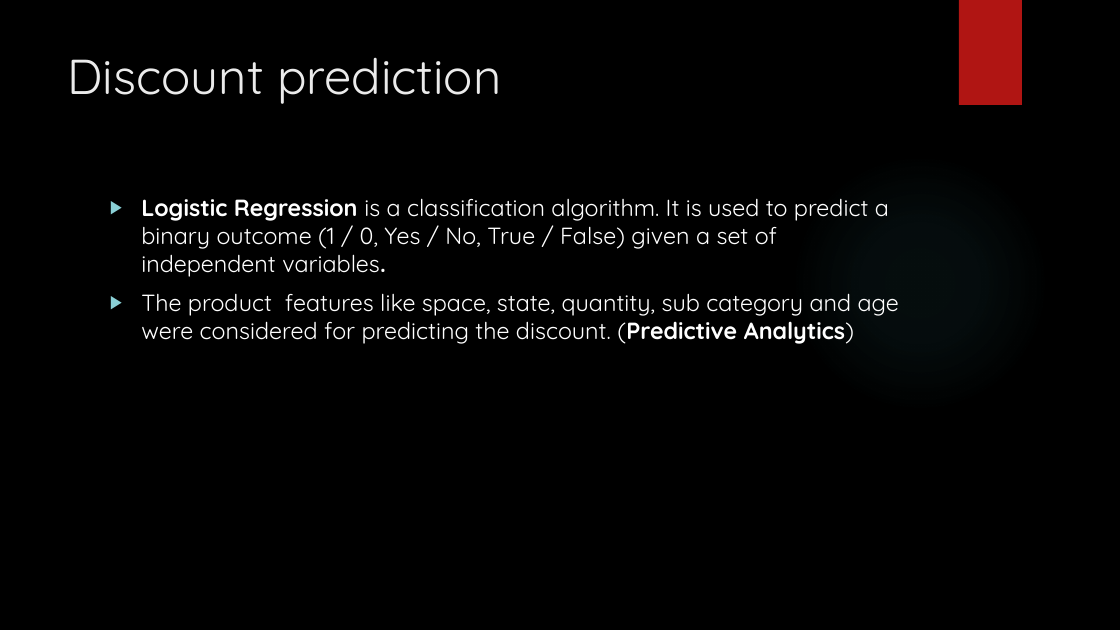
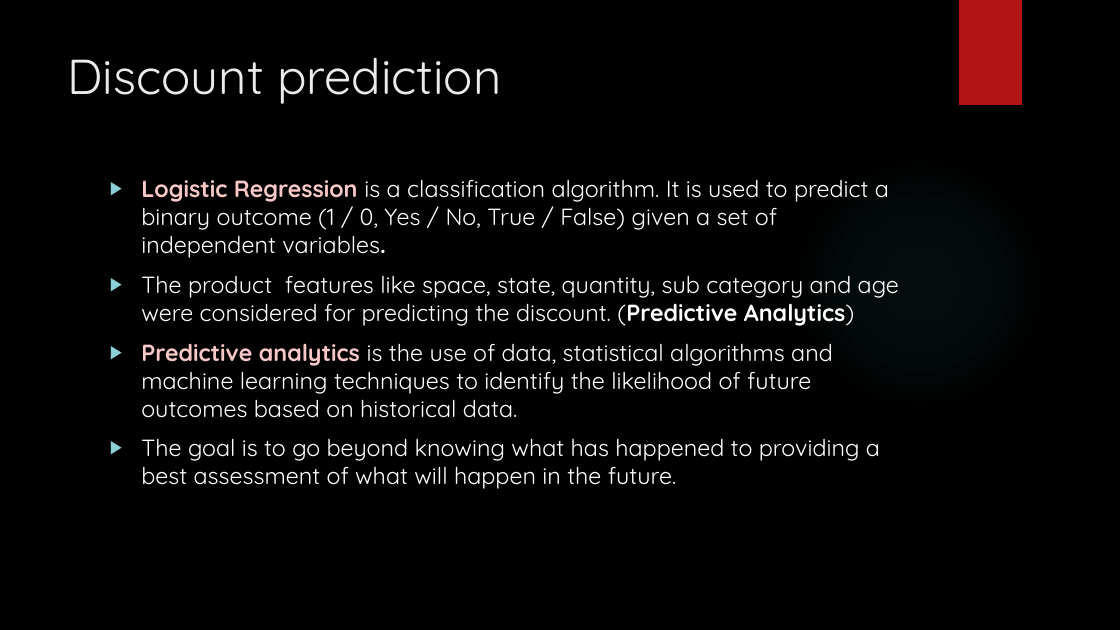
Before and after one commit to Vaishnav29/Digital-marketing, a slide deck: slide 17 of Final Folder/DIGITAL MARKETING.pptx. Drawn at 1120x630 pixels with LibreOffice and Linux fonts; fonts in the diff are those of the drawing; background and template pictures are left out. Boxes give left, top, right and bottom in pixels: in the first picture for what was removed or moved away, otherwise in the second. Text is boxed around its words. In the diff, an @@ line names an element or a change of style, - is before the commit and + after.

```diff
--- a/Final Folder/DIGITAL MARKETING.pptx
+++ b/Final Folder/DIGITAL MARKETING.pptx
@@ text "Logistic Regression is a classification ...": place and size @@
-text "Logistic Regression is a classification ..." at [141, 198, 899, 344]
+text "Logistic Regression is a classification ..." at [141, 179, 899, 489]
@@ text at [141, 179, 889, 258]: text colour #FFFFFF to #F9C7C6 in "Logistic Regression" @@
@@ text at [141, 343, 880, 489]: paragraphs added @@
+▶ Predictive analytics is the use of data, statistical algorithms and machine learning techniques to identify the likelihood of future outcomes based on historical data.
+▶ The goal is to go beyond knowing what has happened to providing a best assessment of what will happen in the future.
```
Also in this commit, not shown: 17 other slides changed, 1 slide added.
